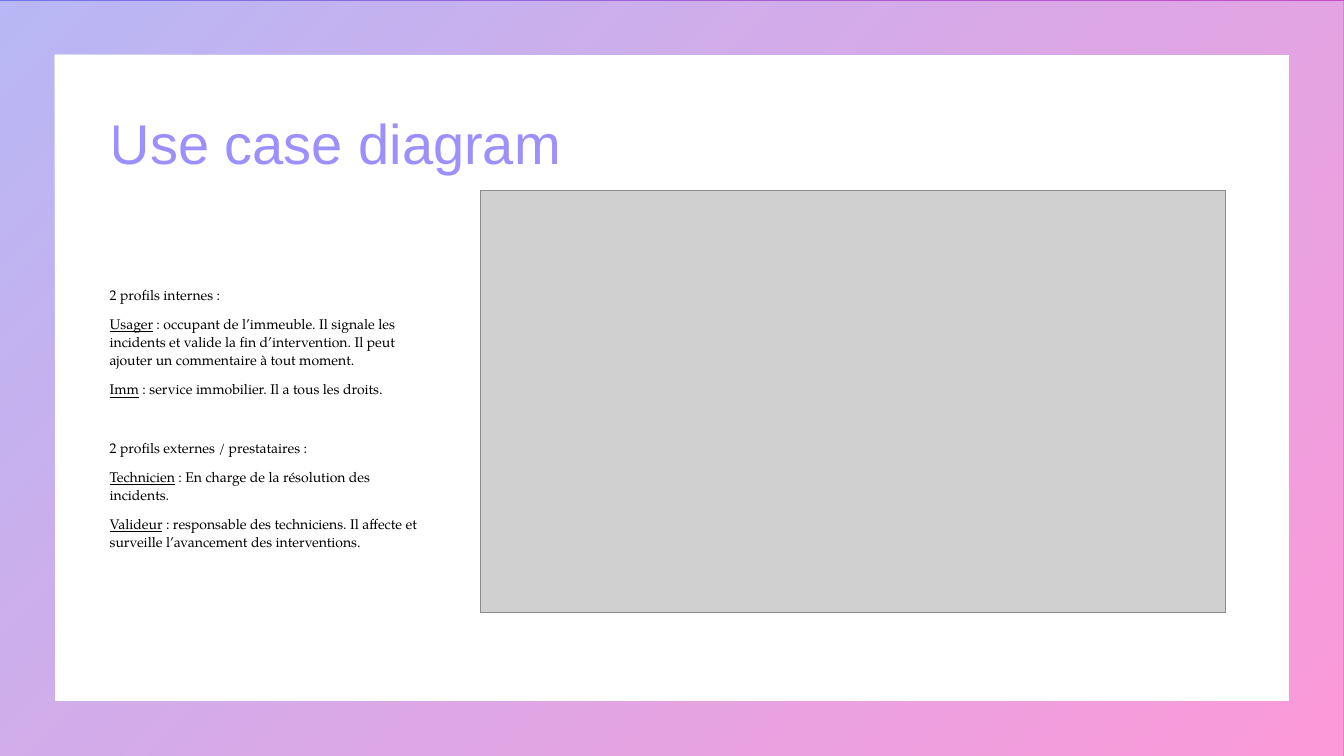
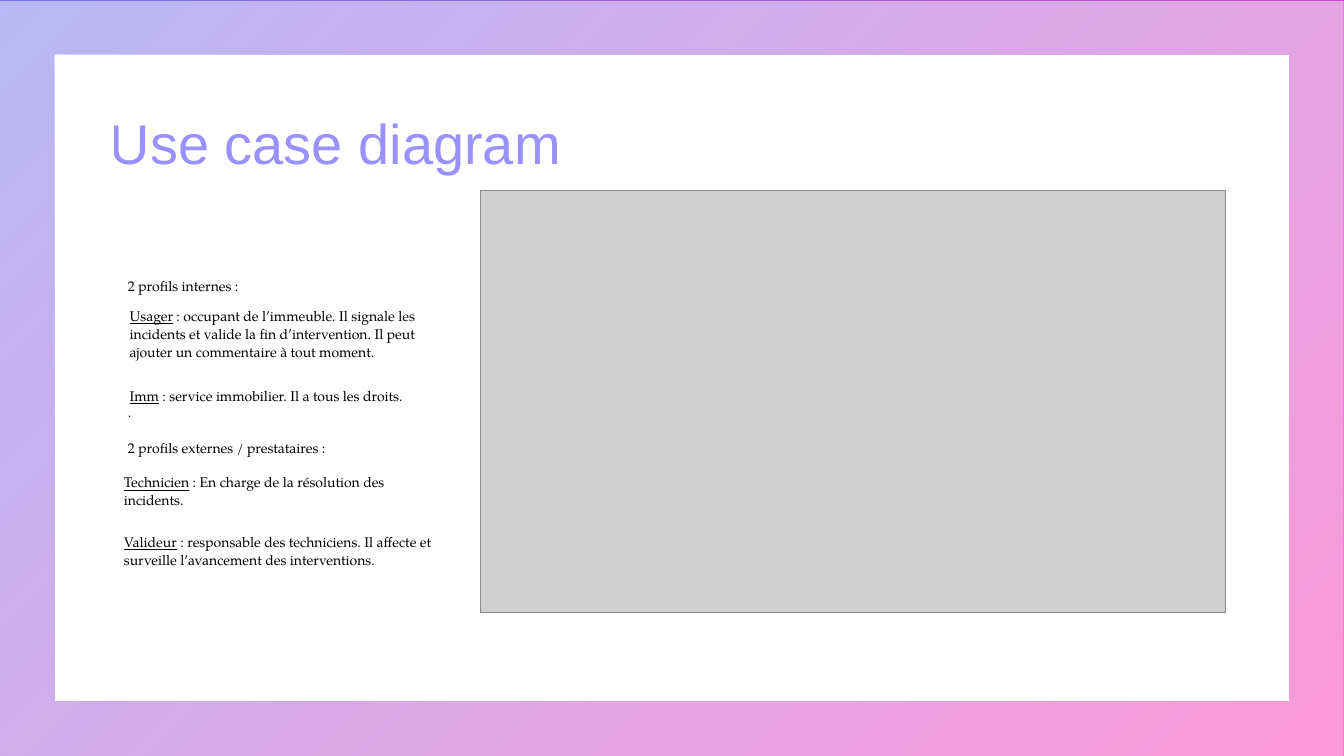
Before and after one commit to mapette/sos_immo_backend, a slide deck: slide 4 of doc/présentation V2.pptx. Drawn at 1344x756 pixels with LibreOffice and Linux fonts; fonts in the diff are those of the drawing; grey boxes stand for pictures. Boxes give left, top, right and bottom in pixels: in the first picture for what was removed or moved away, otherwise in the second. Text is boxed around its words. In the diff, an @@ line names an element or a change of style, - is before the commit and + after.

```diff
--- a/doc/présentation V2.pptx
+++ b/doc/présentation V2.pptx
@@ text at (110, 290, 395, 369): paragraphs removed @@
-2 profils internes :
-Usager : occupant de l’immeuble. Il signale les incidents et valide la fin d’intervention. Il peut ajouter un commentaire à tout moment.
@@ text added at (128, 281, 318, 457), 10 pt, text #000000 @@
+2 profils internes :
+.
+2 profils externes / prestataires :
@@ text added at (130, 311, 415, 361), 10 pt, text #000000 @@
+Usager : occupant de l’immeuble. Il signale les incidents et valide la fin d’intervention. Il peut ajouter un commentaire à tout moment.
@@ text "Imm : service immobilier. Il ...": place and size @@
-text "Imm : service immobilier. Il ..." at (110, 290, 417, 548)
+text "Imm : service immobilier. Il ..." at (130, 391, 403, 404)
@@ text "Imm : service immobilier. Il ..." at (130, 391, 403, 404): less space between paragraphs @@
@@ text at (110, 443, 417, 548): paragraphs removed @@
-2 profils externes / prestataires :
-Technicien : En charge de la résolution des incidents.
-Valideur : responsable des techniciens. Il affecte et surveille l’avancement des interventions.
@@ text added at (124, 477, 384, 506), 10 pt, text #000000 @@
+Technicien : En charge de la résolution des incidents.
@@ text added at (124, 536, 431, 566), 10 pt, text #000000 @@
+Valideur : responsable des techniciens. Il affecte et surveille l’avancement des interventions.
```
Also in this commit, not shown: 8 other slides changed, 1 slide added, 6 other files.
